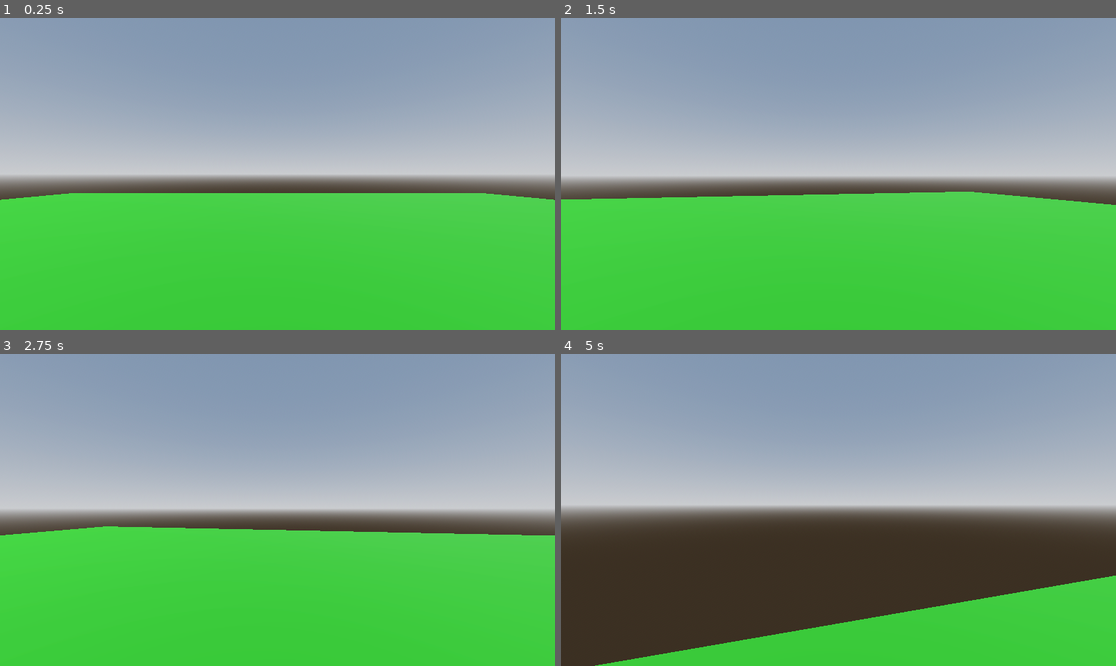
Above: before the commit, frames 1-4 (two rows, left to right).
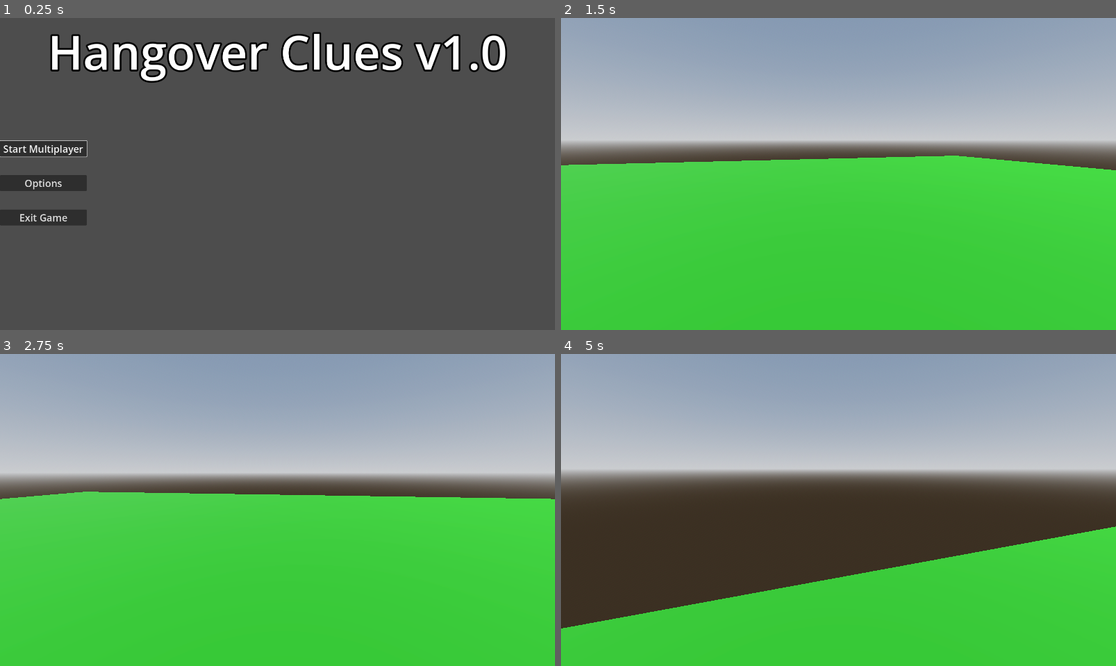
Above: after the commit, the same moments.

Repository: WhosCloak/Project-Hangover-Clues
Game: Godot game, scene res://Scenes/main_menu.tscn
The game is run twice, just before and just after one commit, with the same random seed, the same clock (stepped at 60 frames per second) and the same inputs. Before the commit the project starts from res://Scenes/world.tscn.
Inputs (mouse positions are in pixels of both pictures, inside the frame that each line leads up to):
- Up to frame 1 (0.25 s): no input
- Up to frame 2 (1.5 s): click (605, 149) at 0.5 s, where only the run after the commit has a clickable "Start Multiplayer"; tap Enter at 1.25 s; move the mouse to (866, 174) at 1.27 s; hold W (up) from 1.28 s (still down)
- Up to frame 3 (2.75 s): keep holding W (up); tap Space (jump) at 1.52, 2.27 s; move the mouse to (249, 510) at 2.02 s
- Up to frame 4 (5 s): keep holding W (up); move the mouse to (849, 503) at 2.77 s; move the mouse to (832, 516) at 3.52 s; tap Space (jump) at 3.77, 4.52 s; move the mouse to (877, 513) at 4.27 s

The runs differ from the first frame. In frame 1, 98% of the frame differs, in the area x 0-100%, y 0-100%; in frame 2, 24%; in frame 3, 25%; in frame 4, 38%.

Commit message:
Main and Options Menus

Diff:
--- /dev/null
+++ b/Audio/default_bus_layout.tres
@@ -0,0 +1,15 @@
+[gd_resource type="AudioBusLayout" format=3 uid="uid://b1y6ejcdn2t45"]
+
+[resource]
+bus/1/name = &"Music"
+bus/1/solo = false
+bus/1/mute = false
+bus/1/bypass_fx = false
+bus/1/volume_db = 0.0
+bus/1/send = &"Master"
+bus/2/name = &"SFX"
+bus/2/solo = false
+bus/2/mute = false
+bus/2/bypass_fx = false
+bus/2/volume_db = -0.0060653687
+bus/2/send = &"Master"
--- /dev/null
+++ b/Scenes/audio_slider.tscn
@@ -0,0 +1,46 @@
+[gd_scene format=3 uid="uid://pumk40i2cdqc"]
+
+[ext_resource type="Script" uid="uid://djxau2ru8nehd" path="res://Scripts/audio_slider.gd" id="1_pmn3i"]
+
+[sub_resource type="LabelSettings" id="LabelSettings_o8y5x"]
+font_size = 32
+outline_size = 10
+outline_color = Color(0, 0, 0, 1)
+
+[node name="Audio Slider" type="Control" unique_id=1545882467]
+layout_mode = 3
+anchors_preset = 15
+anchor_right = 1.0
+anchor_bottom = 1.0
+grow_horizontal = 2
+grow_vertical = 2
+script = ExtResource("1_pmn3i")
+
+[node name="HBoxContainer" type="HBoxContainer" parent="." unique_id=1709820534]
+layout_mode = 0
+offset_right = 970.0
+offset_bottom = 40.0
+theme_override_constants/separation = 42
+
+[node name="Audio Name" type="Label" parent="HBoxContainer" unique_id=1400698094]
+layout_mode = 2
+text = "Placeholder"
+label_settings = SubResource("LabelSettings_o8y5x")
+
+[node name="VSeparator" type="VSeparator" parent="HBoxContainer" unique_id=566927561]
+layout_mode = 2
+
+[node name="HSlider" type="HSlider" parent="HBoxContainer" unique_id=1444764236]
+custom_minimum_size = Vector2(200, 32)
+layout_mode = 2
+size_flags_vertical = 1
+max_value = 1.0
+step = 0.001
+
+[node name="VSeparator2" type="VSeparator" parent="HBoxContainer" unique_id=920052074]
+layout_mode = 2
+
+[node name="Slider Number" type="Label" parent="HBoxContainer" unique_id=1923251586]
+layout_mode = 2
+text = "0"
+label_settings = SubResource("LabelSettings_o8y5x")
--- /dev/null
+++ b/Scenes/main_menu.tscn
@@ -0,0 +1,91 @@
+[gd_scene format=3 uid="uid://dviix38tuxcae"]
+
+[ext_resource type="Script" uid="uid://dsfdys7mdq716" path="res://Scripts/main_menu.gd" id="1_28flt"]
+[ext_resource type="PackedScene" uid="uid://cconjgxa7vimf" path="res://Scenes/options_menu.tscn" id="2_48xlc"]
+
+[sub_resource type="LabelSettings" id="LabelSettings_erv1k"]
+font_size = 163
+outline_size = 24
+outline_color = Color(0, 0, 0, 1)
+
+[node name="Main Menu" type="Control" unique_id=203228233]
+layout_mode = 3
+anchors_preset = 15
+anchor_right = 1.0
+anchor_bottom = 1.0
+grow_horizontal = 2
+grow_vertical = 2
+script = ExtResource("1_28flt")
+
+[node name="TextureRect" type="TextureRect" parent="." unique_id=1080281068]
+layout_mode = 1
+anchors_preset = 15
+anchor_right = 1.0
+anchor_bottom = 1.0
+grow_horizontal = 2
+grow_vertical = 2
+
+[node name="MarginContainer" type="MarginContainer" parent="." unique_id=2115727962]
+layout_mode = 1
+anchors_preset = 15
+anchor_right = 1.0
+anchor_bottom = 1.0
+grow_horizontal = 2
+grow_vertical = 2
+
+[node name="VBoxContainer" type="VBoxContainer" parent="MarginContainer" unique_id=624386299]
+layout_mode = 2
+
+[node name="Separator" type="Control" parent="MarginContainer/VBoxContainer" unique_id=597264036]
+layout_mode = 2
+
+[node name="Label" type="Label" parent="MarginContainer/VBoxContainer" unique_id=768963798]
+layout_mode = 2
+text = "Hangover Clues v1.0"
+label_settings = SubResource("LabelSettings_erv1k")
+horizontal_alignment = 1
+vertical_alignment = 1
+
+[node name="HBoxContainer" type="HBoxContainer" parent="MarginContainer" unique_id=1472193498]
+layout_mode = 2
+size_flags_horizontal = 0
+
+[node name="VBoxContainer" type="VBoxContainer" parent="MarginContainer/HBoxContainer" unique_id=1454663704]
+layout_mode = 2
+size_flags_horizontal = 0
+size_flags_vertical = 4
+theme_override_constants/separation = 64
+
+[node name="Separator" type="Control" parent="MarginContainer/HBoxContainer/VBoxContainer" unique_id=992568049]
+layout_mode = 2
+
+[node name="Start" type="Button" parent="MarginContainer/HBoxContainer/VBoxContainer" unique_id=715491251]
+custom_minimum_size = Vector2(300, 50)
+layout_mode = 2
+size_flags_vertical = 0
+focus_neighbor_bottom = NodePath("../Options")
+theme_override_font_sizes/font_size = 34
+text = "Start Multiplayer"
+
+[node name="Options" type="Button" parent="MarginContainer/HBoxContainer/VBoxContainer" unique_id=432433701]
+custom_minimum_size = Vector2(300, 50)
+layout_mode = 2
+focus_neighbor_top = NodePath("../Start")
+focus_neighbor_bottom = NodePath("../Exit")
+theme_override_font_sizes/font_size = 34
+text = "Options"
+
+[node name="Exit" type="Button" parent="MarginContainer/HBoxContainer/VBoxContainer" unique_id=2114470268]
+custom_minimum_size = Vector2(300, 50)
+layout_mode = 2
+focus_neighbor_top = NodePath("../Options")
+theme_override_font_sizes/font_size = 34
+text = "Exit Game"
+
+[node name="Options Menu" parent="." unique_id=81687013 instance=ExtResource("2_48xlc")]
+visible = false
+layout_mode = 1
+
+[connection signal="pressed" from="MarginContainer/HBoxContainer/VBoxContainer/Start" to="." method="_on_start_pressed"]
+[connection signal="pressed" from="MarginContainer/HBoxContainer/VBoxContainer/Options" to="." method="_on_options_pressed"]
+[connection signal="pressed" from="MarginContainer/HBoxContainer/VBoxContainer/Exit" to="." method="_on_exit_pressed"]
--- /dev/null
+++ b/Scenes/options_menu.tscn
@@ -0,0 +1,72 @@
+[gd_scene format=3 uid="uid://cconjgxa7vimf"]
+
+[ext_resource type="PackedScene" uid="uid://bcg622s2xcyul" path="res://Scenes/settings_tab.tscn" id="1_plplt"]
+[ext_resource type="Script" uid="uid://6iwd0aklvabc" path="res://Scripts/options_menu.gd" id="1_uj0ok"]
+
+[sub_resource type="LabelSettings" id="LabelSettings_7ptvp"]
+font_size = 52
+outline_size = 10
+outline_color = Color(0, 0, 0, 1)
+
+[node name="Options Menu" type="Control" unique_id=81687013]
+layout_mode = 3
+anchors_preset = 15
+anchor_right = 1.0
+anchor_bottom = 1.0
+grow_horizontal = 2
+grow_vertical = 2
+script = ExtResource("1_uj0ok")
+
+[node name="ColorRect Change to Texture" type="ColorRect" parent="." unique_id=211871262]
+layout_mode = 1
+anchors_preset = 15
+anchor_right = 1.0
+anchor_bottom = 1.0
+grow_horizontal = 2
+grow_vertical = 2
+color = Color(0, 0.4627451, 0, 1)
+
+[node name="MarginContainer" type="MarginContainer" parent="." unique_id=1562861319]
+layout_mode = 1
+anchors_preset = 15
+anchor_right = 1.0
+anchor_bottom = 1.0
+grow_horizontal = 2
+grow_vertical = 2
+theme_override_constants/margin_left = 12
+theme_override_constants/margin_top = 12
+theme_override_constants/margin_right = 12
+theme_override_constants/margin_bottom = 12
+
+[node name="VBoxContainer" type="VBoxContainer" parent="MarginContainer" unique_id=766865187]
+layout_mode = 2
+theme_override_constants/separation = -48
+
+[node name="Label" type="Label" parent="MarginContainer/VBoxContainer" unique_id=1099135582]
+layout_mode = 2
+text = "Options"
+label_settings = SubResource("LabelSettings_7ptvp")
+horizontal_alignment = 1
+vertical_alignment = 1
+
+[node name="Settings Tab" parent="MarginContainer/VBoxContainer" unique_id=1737546845 instance=ExtResource("1_plplt")]
+layout_mode = 2
+size_flags_vertical = 3
+
+[node name="Return" type="Button" parent="." unique_id=1582437626]
+custom_minimum_size = Vector2(220, 60)
+layout_mode = 1
+anchors_preset = 7
+anchor_left = 0.5
+anchor_top = 1.0
+anchor_right = 0.5
+anchor_bottom = 1.0
+offset_left = -31.0
+offset_top = -58.60498
+offset_right = 31.0
+offset_bottom = -27.60498
+grow_horizontal = 2
+grow_vertical = 0
+text = "Return"
+
+[connection signal="button_down" from="Return" to="." method="_on_return_button_down"]
--- a/Scenes/player.tscn
+++ b/Scenes/player.tscn
@@ -1,6 +1,6 @@
 [gd_scene format=3 uid="uid://bgtdqsukl6ht8"]
 
-[ext_resource type="Script" uid="uid://gnosqv5yffxm" path="res://Player.gd" id="1_v0iea"]
+[ext_resource type="Script" uid="uid://gnosqv5yffxm" path="res://Scripts/Player.gd" id="1_v0iea"]
 
 [sub_resource type="CapsuleMesh" id="CapsuleMesh_yp4wr"]
 
--- /dev/null
+++ b/Scenes/resolution_toggle.tscn
@@ -0,0 +1,45 @@
+[gd_scene format=3 uid="uid://cufgvpl4jx7y7"]
+
+[ext_resource type="Script" uid="uid://coe44b16xbmat" path="res://Scripts/resolution_toggle.gd" id="1_ihc4v"]
+
+[sub_resource type="LabelSettings" id="LabelSettings_ulqa1"]
+font_size = 32
+outline_size = 10
+outline_color = Color(0, 0, 0, 1)
+
+[node name="Resolution Toggle" type="Control" unique_id=370199986]
+layout_mode = 3
+anchors_preset = 15
+anchor_right = 1.0
+anchor_bottom = 1.0
+grow_horizontal = 2
+grow_vertical = 2
+script = ExtResource("1_ihc4v")
+
+[node name="HBoxContainer" type="HBoxContainer" parent="." unique_id=58616441]
+layout_mode = 0
+offset_right = 970.0
+offset_bottom = 45.0
+theme_override_constants/separation = 42
+
+[node name="Label" type="Label" parent="HBoxContainer" unique_id=1256842339]
+layout_mode = 2
+text = "Resolution Scale"
+label_settings = SubResource("LabelSettings_ulqa1")
+
+[node name="VSeparator" type="VSeparator" parent="HBoxContainer" unique_id=1388277760]
+layout_mode = 2
+
+[node name="OptionButton" type="OptionButton" parent="HBoxContainer" unique_id=1167893632]
+layout_mode = 2
+selected = 1
+allow_reselect = true
+item_count = 3
+popup/item_0/text = "1920 x 1080"
+popup/item_0/id = 0
+popup/item_1/text = "3840 x 2160"
+popup/item_1/id = 1
+popup/item_2/text = "1680 x 1050"
+popup/item_2/id = 2
+
+[connection signal="item_selected" from="HBoxContainer/OptionButton" to="." method="_on_option_button_item_selected"]
--- /dev/null
+++ b/Scenes/settings_tab.tscn
@@ -0,0 +1,112 @@
+[gd_scene format=3 uid="uid://bcg622s2xcyul"]
+
+[ext_resource type="PackedScene" uid="uid://pumk40i2cdqc" path="res://Scenes/audio_slider.tscn" id="1_hr3y7"]
+[ext_resource type="PackedScene" uid="uid://cffm04xegyvhc" path="res://Scenes/window_toggle.tscn" id="2_i7kpr"]
+[ext_resource type="PackedScene" uid="uid://cufgvpl4jx7y7" path="res://Scenes/resolution_toggle.tscn" id="3_0m3hm"]
+
+[node name="Settings Tab" type="Control" unique_id=1737546845]
+layout_mode = 3
+anchors_preset = 15
+anchor_right = 1.0
+anchor_bottom = 1.0
+grow_horizontal = 2
+grow_vertical = 2
+
+[node name="TabContainer" type="TabContainer" parent="." unique_id=1388875527]
+layout_mode = 1
+anchors_preset = -1
+anchor_right = 1.0
+anchor_bottom = 1.0
+offset_left = 100.0
+offset_top = 50.0
+offset_right = -100.0
+offset_bottom = -100.0
+grow_horizontal = 2
+grow_vertical = 2
+focus_mode = 2
+tab_alignment = 1
+current_tab = 0
+
+[node name="Audio" type="TabBar" parent="TabContainer" unique_id=2085578239]
+layout_mode = 2
+metadata/_tab_index = 0
+
+[node name="MarginContainer" type="MarginContainer" parent="TabContainer/Audio" unique_id=1575850670]
+layout_mode = 1
+anchors_preset = 15
+anchor_right = 1.0
+anchor_bottom = 1.0
+grow_horizontal = 2
+grow_vertical = 2
+theme_override_constants/margin_left = 24
+theme_override_constants/margin_top = 24
+theme_override_constants/margin_right = 24
+theme_override_constants/margin_bottom = 24
+
+[node name="ScrollContainer" type="ScrollContainer" parent="TabContainer/Audio/MarginContainer" unique_id=536872481]
+layout_mode = 2
+
+[node name="VBoxContainer" type="VBoxContainer" parent="TabContainer/Audio/MarginContainer/ScrollContainer" unique_id=1470422942]
+layout_mode = 2
+theme_override_constants/separation = 64
+
+[node name="Audio Slider" parent="TabContainer/Audio/MarginContainer/ScrollContainer/VBoxContainer" unique_id=1545882467 instance=ExtResource("1_hr3y7")]
+layout_mode = 2
+
+[node name="Audio Slider2" parent="TabContainer/Audio/MarginContainer/ScrollContainer/VBoxContainer" unique_id=750473707 instance=ExtResource("1_hr3y7")]
+layout_mode = 2
+audio_bus = "Music"
+
+[node name="Audio Slider3" parent="TabContainer/Audio/MarginContainer/ScrollContainer/VBoxContainer" unique_id=1758483309 instance=ExtResource("1_hr3y7")]
+layout_mode = 2
+audio_bus = "SFX"
+
+[node name="Display" type="TabBar" parent="TabContainer" unique_id=725202730]
+visible = false
+layout_mode = 2
+metadata/_tab_index = 1
+
+[node name="MarginContainer" type="MarginContainer" parent="TabContainer/Display" unique_id=1396621344]
+layout_mode = 1
+anchors_preset = 15
+anchor_right = 1.0
+anchor_bottom = 1.0
+grow_horizontal = 2
+grow_vertical = 2
+theme_override_constants/margin_left = 24
+theme_override_constants/margin_top = 24
+theme_override_constants/margin_right = 24
+theme_override_constants/margin_bottom = 24
+
+[node name="ScrollContainer" type="ScrollContainer" parent="TabContainer/Display/MarginContainer" unique_id=391461379]
+layout_mode = 2
+
+[node name="VBoxContainer" type="VBoxContainer" parent="TabContainer/Display/MarginContainer/ScrollContainer" unique_id=948488230]
+layout_mode = 2
+theme_override_constants/separation = 64
+
+[node name="Window Toggle" parent="TabContainer/Display/MarginContainer/ScrollContainer/VBoxContainer" unique_id=1656137369 instance=ExtResource("2_i7kpr")]
+layout_mode = 2
+
+[node name="Resolution Toggle" parent="TabContainer/Display/MarginContainer/ScrollContainer/VBoxContainer" unique_id=370199986 instance=ExtResource("3_0m3hm")]
+layout_mode = 2
+
+[node name="Controls" type="TabBar" parent="TabContainer" unique_id=1892946052]
+visible = false
+layout_mode = 2
+metadata/_tab_index = 2
+
+[node name="MarginContainer" type="MarginContainer" parent="TabContainer/Controls" unique_id=1590122073]
+layout_mode = 0
+offset_right = 40.0
+offset_bottom = 40.0
+theme_override_constants/margin_left = 24
+theme_override_constants/margin_top = 24
+theme_override_constants/margin_right = 24
+theme_override_constants/margin_bottom = 24
+
+[node name="ScrollContainer" type="ScrollContainer" parent="TabContainer/Controls/MarginContainer" unique_id=823431365]
+layout_mode = 2
+
+[node name="VBoxContainer" type="VBoxContainer" parent="TabContainer/Controls/MarginContainer/ScrollContainer" unique_id=1944240687]
+layout_mode = 2
--- /dev/null
+++ b/Scenes/window_toggle.tscn
@@ -0,0 +1,46 @@
+[gd_scene format=3 uid="uid://cffm04xegyvhc"]
+
+[ext_resource type="Script" uid="uid://hatnqtu0lee5" path="res://Scripts/window_toggle.gd" id="1_jeruk"]
+
+[sub_resource type="LabelSettings" id="LabelSettings_yh2dc"]
+font_size = 32
+outline_size = 10
+outline_color = Color(0, 0, 0, 1)
+
+[node name="Window Toggle" type="Control" unique_id=1656137369]
+layout_mode = 3
+anchors_preset = 15
+anchor_right = 1.0
+anchor_bottom = 1.0
+grow_horizontal = 2
+grow_vertical = 2
+script = ExtResource("1_jeruk")
+
+[node name="HBoxContainer" type="HBoxContainer" parent="." unique_id=1935468940]
+layout_mode = 0
+offset_right = 970.0
+offset_bottom = 45.0
+theme_override_constants/separation = 42
+
+[node name="Label" type="Label" parent="HBoxContainer" unique_id=695915301]
+layout_mode = 2
+text = "Window Mode"
+label_settings = SubResource("LabelSettings_yh2dc")
+
+[node name="VSeparator" type="VSeparator" parent="HBoxContainer" unique_id=707673534]
+layout_mode = 2
+
+[node name="OptionButton" type="OptionButton" parent="HBoxContainer" unique_id=1619927731]
+layout_mode = 2
+alignment = 1
+selected = 0
+allow_reselect = true
+item_count = 3
+popup/item_0/text = "Windowed"
+popup/item_0/id = 0
+popup/item_1/text = "Borderless Fullsreen"
+popup/item_1/id = 1
+popup/item_2/text = "Exclusive Fullscreen"
+popup/item_2/id = 2
+
+[connection signal="item_selected" from="HBoxContainer/OptionButton" to="." method="_on_option_button_item_selected"]
--- /dev/null
+++ b/Scripts/audio_slider.gd
@@ -0,0 +1,34 @@
+extends Control
+
+@onready var audio_name: Label = $"HBoxContainer/Audio Name"
+@onready var slider_number: Label = $"HBoxContainer/Slider Number"
+@onready var h_slider: HSlider = $HBoxContainer/HSlider
+
+@export_enum("Master", "Music", "SFX") var audio_bus : String
+
+var bus_index : int = 0
+
+func _ready():
+	h_slider.value_changed.connect(on_value_changed)
+	get_bus_name_by_index()
+	set_name_label_text()
+	set_slider_value()
+
+func set_name_label_text() -> void:
+	audio_name.text = str(audio_bus) + " Volume"
+
+
+func set_audio_num_label_text() -> void:
+	slider_number.text = str(h_slider.value * 100) + "%"
+
+func get_bus_name_by_index() -> void:
+	bus_index = AudioServer.get_bus_index(audio_bus)
+
+func set_slider_value() -> void:
+	h_slider.value = db_to_linear(AudioServer.get_bus_volume_db(bus_index))
+	set_audio_num_label_text()
+
+
+func on_value_changed(value : float) -> void:
+	AudioServer.set_bus_volume_db(bus_index, linear_to_db(value))
+	set_audio_num_label_text()
--- /dev/null
+++ b/Scripts/main_menu.gd
@@ -0,0 +1,26 @@
+extends Control
+
+@onready var margin_container: MarginContainer = $MarginContainer
+@onready var start: Button = $MarginContainer/HBoxContainer/VBoxContainer/Start
+@onready var options: Button = $MarginContainer/HBoxContainer/VBoxContainer/Options
+@onready var exit: Button = $MarginContainer/HBoxContainer/VBoxContainer/Exit
+@onready var options_menu: Control = $"Options Menu"
+
+@onready var level_1: PackedScene = preload("res://Scenes/world.tscn")
+
+func _ready() -> void:
+	start.grab_focus()
+
+
+func _on_start_pressed() -> void:
+		get_tree().change_scene_to_packed(level_1)
+
+
+
+func _on_options_pressed() -> void:
+	options_menu.show_menu() #recieved from options script
+
+
+
+func _on_exit_pressed() -> void:
+	get_tree().quit()
--- /dev/null
+++ b/Scripts/options_menu.gd
@@ -0,0 +1,13 @@
+class_name Options_menu
+extends Control
+
+func _ready() -> void:
+	set_process(false)
+
+
+func show_menu() -> void: #goes to main_menu script
+	show()
+	set_process(true)
+
+func _on_return_button_down() -> void:
+	hide()
--- /dev/null
+++ b/Scripts/resolution_toggle.gd
@@ -0,0 +1,17 @@
+extends Control
+
+@onready var option_button: OptionButton = $HBoxContainer/OptionButton
+
+
+
+func _on_option_button_item_selected(index: int) -> void:
+	match index:
+		0:
+			DisplayServer.window_set_size(Vector2i(1920, 1080),0)
+			print(DisplayServer.window_get_size())
+		1:
+			DisplayServer.window_set_size(Vector2i(3840, 2160),1)
+			print(DisplayServer.window_get_size())
+		2:
+			DisplayServer.window_set_size(Vector2i(1680, 1050),2)
+			print(DisplayServer.window_get_size())
--- /dev/null
+++ b/Scripts/window_toggle.gd
@@ -0,0 +1,13 @@
+extends Control
+
+@onready var option_button: OptionButton = $HBoxContainer/OptionButton
+
+
+func _on_option_button_item_selected(index: int) -> void:
+	match index:
+		0:
+			DisplayServer.window_set_mode(DisplayServer.WINDOW_MODE_WINDOWED)
+		1:
+			DisplayServer.window_set_mode(DisplayServer.WINDOW_MODE_MAXIMIZED)
+		2:
+			DisplayServer.window_set_mode(DisplayServer.WINDOW_MODE_EXCLUSIVE_FULLSCREEN)
--- a/project.godot
+++ b/project.godot
@@ -11,14 +11,19 @@
 [application]
 
 config/name="Project-Hangover_clues"
-run/main_scene="uid://d4b63gm35isbs"
+run/main_scene="uid://dviix38tuxcae"
 config/features=PackedStringArray("4.6", "Forward Plus")
 config/icon="res://icon.svg"
+
+[audio]
+
+buses/default_bus_layout="uid://b1y6ejcdn2t45"
 
 [display]
 
 window/size/viewport_width=1920
 window/size/viewport_height=1080
+window/size/mode=2
 
 [input]
 
Renamed: Player.gd -> Scripts/Player.gd
Renamed: Player.gd.uid -> Scripts/Player.gd.uid
Not shown, added: Scripts/audio_slider.gd.uid
Not shown, added: Scripts/main_menu.gd.uid
Not shown, added: Scripts/options_menu.gd.uid
Not shown, added: Scripts/resolution_toggle.gd.uid
Not shown, added: Scripts/window_toggle.gd.uid
